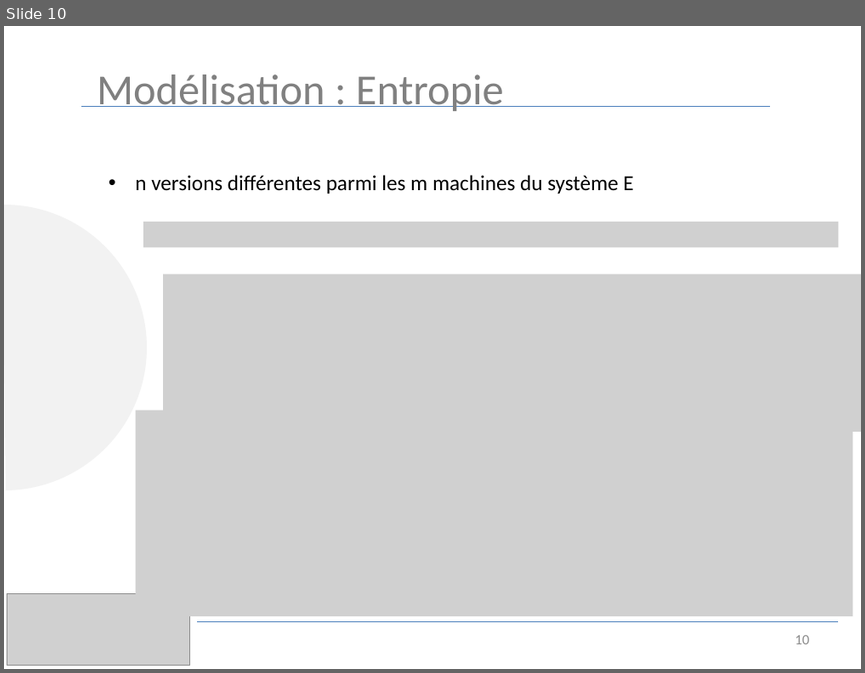
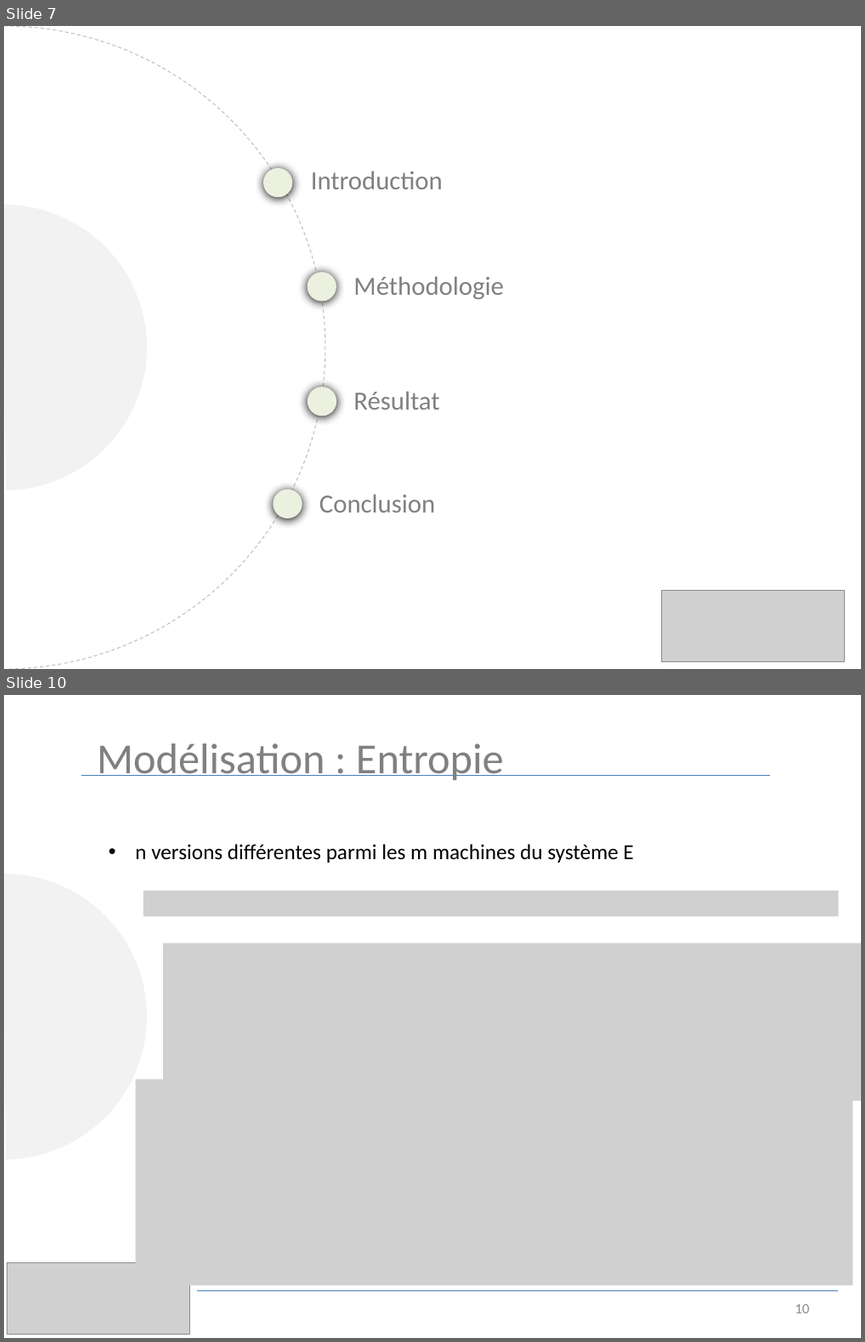
Before and after one commit to luinaudt/inf6422, a slide deck: lab3/presentation.pptx. Shown one above the other, each under a label of ours: slide 10 before the commit, slides 7 and 10 after it; the slides between them are not shown. The pictures are 865x673 and 865x1342 pixels, drawn with LibreOffice and Linux fonts; fonts in the diff are those of the drawing; grey boxes stand for pictures. Boxes give left, top, right and bottom in pixels: in the first picture for what was removed or moved away, otherwise in the second. Text is boxed around its words. In the diff, an @@ line names an element or a change of style, - is before the commit and + after.

```diff
--- a/lab3/presentation.pptx
+++ b/lab3/presentation.pptx
@@ slide 7 added at (4,26,861,669), background #FFFFFF @@
@@ arc (boxed as its full ellipse) added at (4,26,325,669), fill #FFFFFF, outline #BFBFBF 0.75 pt dashed @@
@@ ellipse added at (263,168,293,198), fill #EBF1DE @@
@@ text added at (311,170,443,189), 22 pt, text #808080 @@
+Introduction
@@ arc (boxed as its full ellipse) added at (4,204,146,489), fill #F2F2F2 @@
@@ ellipse added at (307,272,336,301), fill #EBF1DE @@
@@ text added at (353,276,503,299), 22 pt, text #808080 @@
+Méthodologie
@@ ellipse added at (307,386,336,416), fill #EBF1DE @@
@@ text added at (353,391,439,409), 22 pt, text #808080 @@
+Résultat
@@ ellipse added at (273,488,302,518), fill #EBF1DE @@
@@ text added at (319,494,435,512), 22 pt, text #808080 @@
+Conclusion
@@ picture added at (662,590,845,662) @@
```
Also in this commit, not shown: 16 slides changed, 5 other slides added, 4 slides removed.
